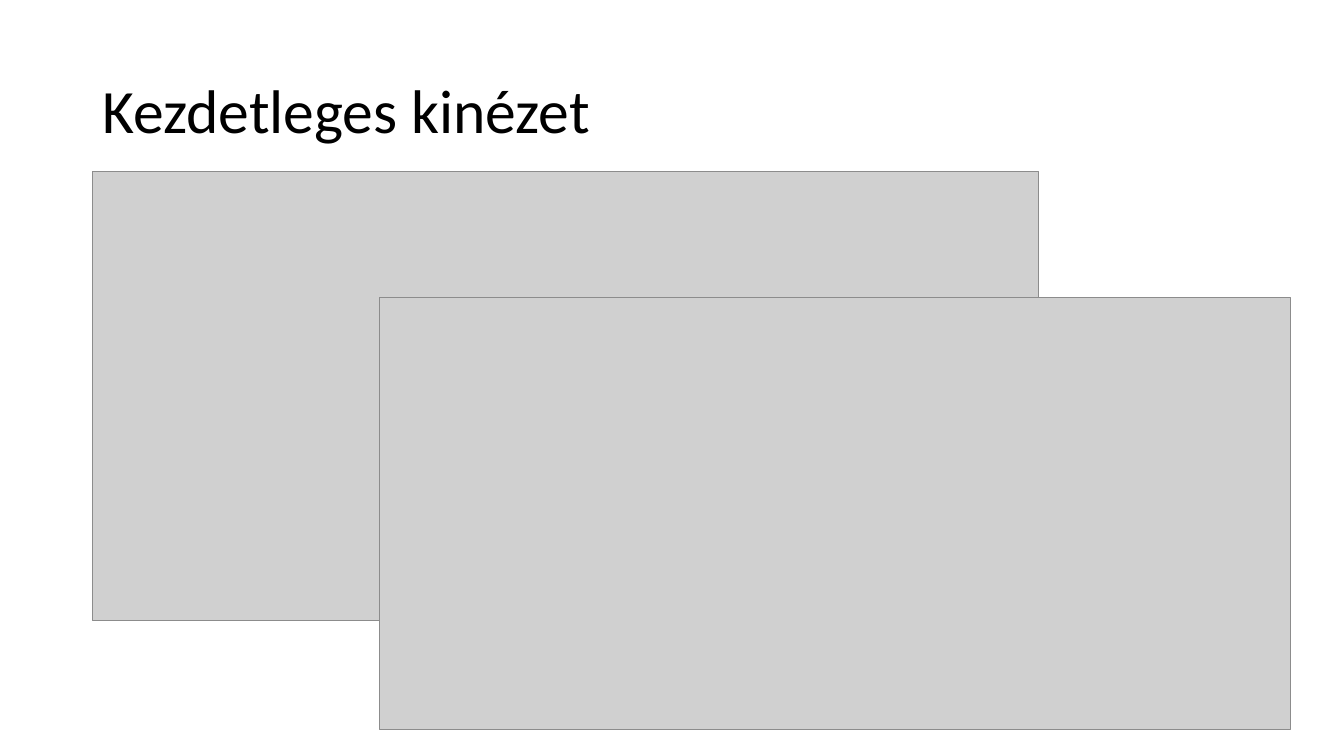
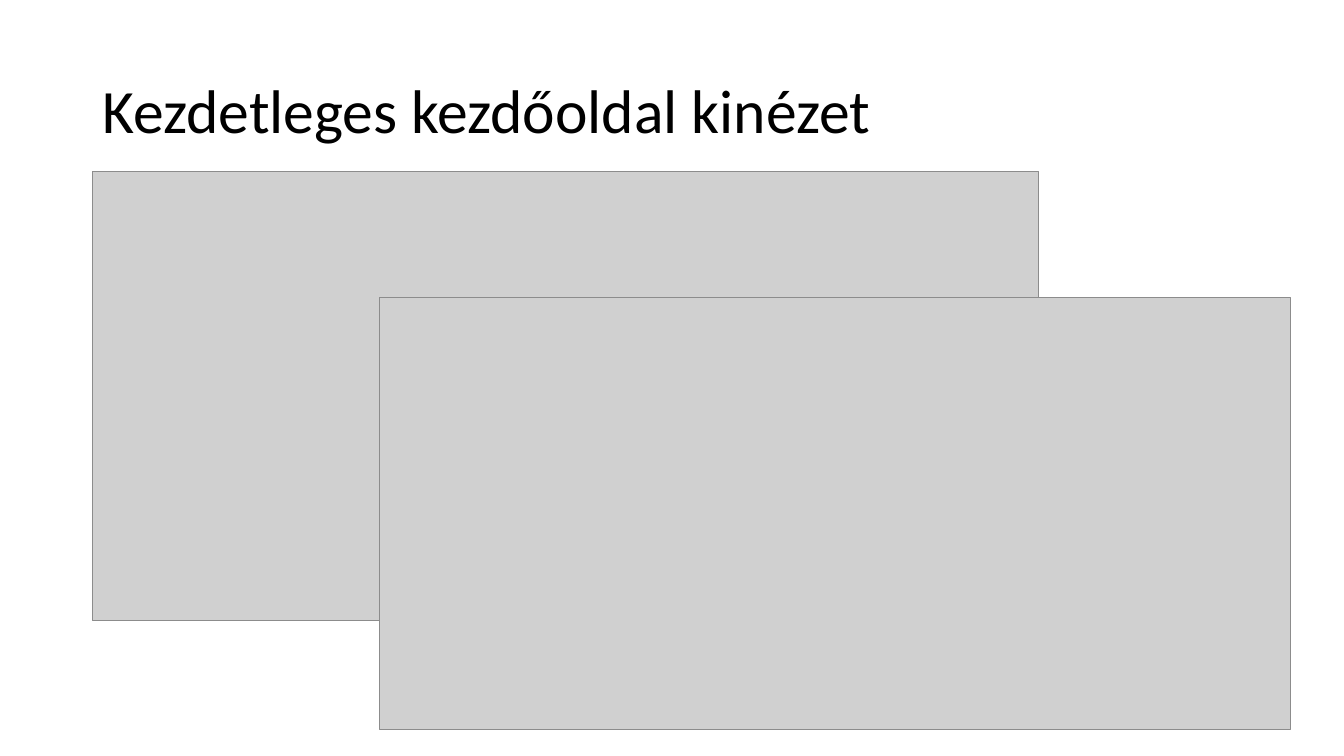
Before and after one commit to MattTheCoder556/HWPProjektMARCELLO, a slide deck: slide 3 of Webes rendszer.pptx. Drawn at 1344x756 pixels with LibreOffice and Linux fonts; fonts in the diff are those of the drawing; grey boxes stand for pictures. Boxes give left, top, right and bottom in pixels: in the first picture for what was removed or moved away, otherwise in the second. Text is boxed around its words. In the diff, an @@ line names an element or a change of style, - is before the commit and + after.

```diff
--- a/Webes rendszer.pptx
+++ b/Webes rendszer.pptx
@@ title at (102, 90, 870, 144): text changed @@
-Kezdetleges kinézet
+Kezdetleges kezdőoldal kinézet
```
Also in this commit, not shown: 1 other file.
